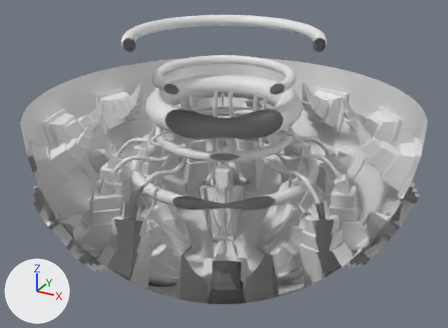
One commit to the FBX model dome-cave-6.fbx: the scene before it, then after it.
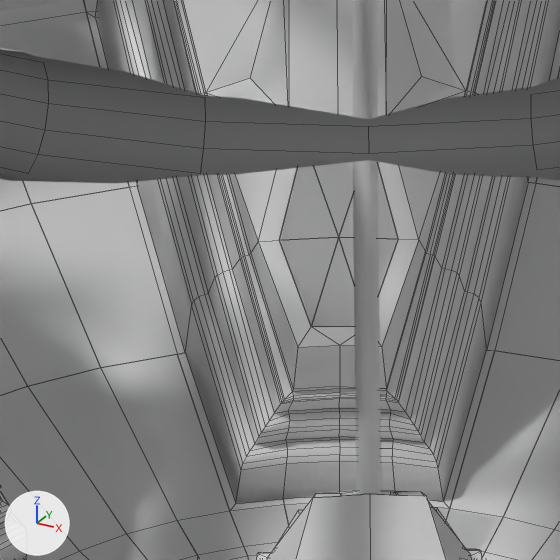
The first picture shows the older version from a 50 mm lens placed at (14.65, -26.65, 10.0), pointed at (0.01, -0.04, -3.3). The close-ups show both versions on the part from 42% to 55% of the width and 58% to 75% of the height of that picture; other places that the commit changed are outside them. Lighting does not change. The marker at lower left points along +X, +Y and +Z. The close-ups show mesh edges as thin lines. Everything nearer to the camera than a plane just in front of the edit is cut away. Where no turn or scale is listed for an object, it has been applied to the vertices. Vertices at the same position are counted once.

Names of what the first close-up shows: 'endCap', 'outerSphereSlice_1', 'outerSphereSlice_2', 'outerStructure', 'tertiaryRing_0', 'tower2_2', 'tower2_3', 'tower2_6', 'tube2Sweep_1'.
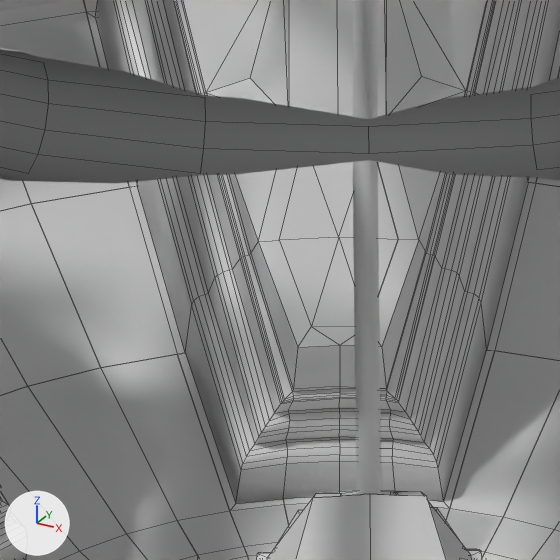
The change in detail:
me_mesh_139 has 344 vertices, 346 faces, 1 loose edge and spans x -4.3..-0.67, y 1.83..6.53, z -9.66..-5.17.
me_mesh_139 is used by ob_tower2_3; location (0.0, 0.0, 0.0).
Verts and faces of me_mesh_139; kept vertices keep their numbers, new ones are numbered from 344.
Before the commit, vertices of me_mesh_139: 82 (-1.41, 2.84, -7.46), 338 (-1.74, 2.3, -7.99) at pixel (279, 240), 339 (-1.12, 2.66, -7.99) at pixel (398, 239), 340 (-1.44, 2.16, -8.44) at pixel (311, 326), 341 (-1.43, 2.48, -7.98) at pixel (338, 237).
Before the commit, vertices of me_mesh_139: 342 (-1.15, 2.33, -8.44), 343 (-1.76, 2.64, -7.46).
Part 1, on me_mesh_139:
Vertices deleted: 341 (with the faces that use them).
New vertices 344 to 347 stand at vertices 82, 340, 342, 343, in that order, plus (-0.41, 0.71, -0.48).
New vertex 348 is at (-2.15, 3.0, -8.47).
New vertex 349 is at (-1.53, 3.36, -8.47).
New faces: (339, 349, 346, 342), (82, 343, 347, 344), (82, 344, 349, 339), (340, 342, 346, 345), (338, 340, 345, 348), (338, 348, 347, 343).

Where the change shows, as pixel boxes [x1, y1, x2, y2] in the close-ups (560 x 560 px; the box of a moved part takes in the faces that stretch with it):
part 1 of me_mesh_139, moved or reshaped (not visible afterwards)
    before: [279, 162, 398, 327]
'tower2ExpanderSurface_1_3', unchanged, uncovered by the edit
    after: [279, 162, 398, 327]
